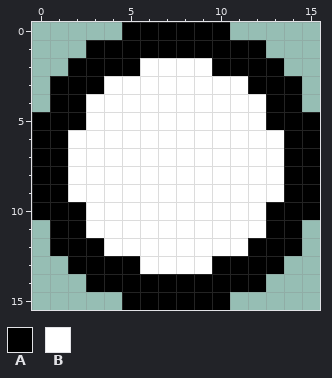
Edited in one commit: pixel-art sprite (platformer/assets/images/gearboy/dialogue_background.png). Above is the file before it was changed.
The file is 16x16 pixels.
Palette (. is transparent): A #000000  B #ffffff
After:
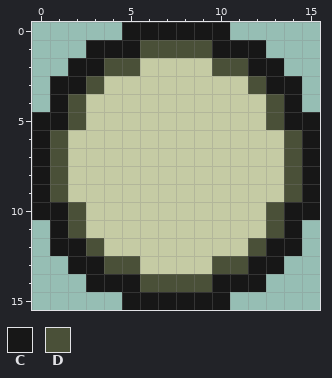
Colours new in this view: C #171717  D #4a5038
The exact change:
colour B: #ffffff -> #c5cba4
y 0: x 5..10 AAAAAA -> CCCCCC
y 1: x 3..12 AAAAAAAAAA -> CCCDDDDCCC
y 2: x 2..5 AAAA -> CCDD; x 10..13 AAAA -> DDCC
y 3: x 1..3 AAA -> CCD; x 12..14 AAA -> DCC
y 4: x 1..2 AA -> CD; x 13..14 AA -> DC
y 5: x 0..2 AAA -> CCD; x 13..15 AAA -> DCC
y 6..9: x 0..1 AA -> CD; x 14..15 AA -> DC
y 10: x 0..2 AAA -> CCD; x 13..15 AAA -> DCC
y 11: x 1..2 AA -> CD; x 13..14 AA -> DC
y 12: x 1..3 AAA -> CCD; x 12..14 AAA -> DCC
y 13: x 2..5 AAAA -> CCDD; x 10..13 AAAA -> DDCC
y 14: x 3..12 AAAAAAAAAA -> CCCDDDDCCC
y 15: x 5..10 AAAAAA -> CCCCCC
